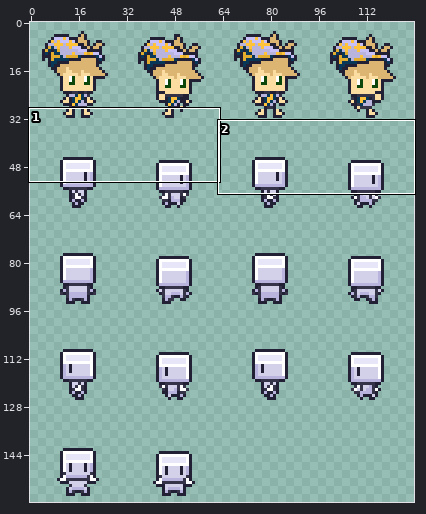
Pixel-art file: Hafnium/sprites/aseprite_files/Wizard.aseprite. Above, an overview of the earlier version with the close-up marked.
Close-up. The starting point:
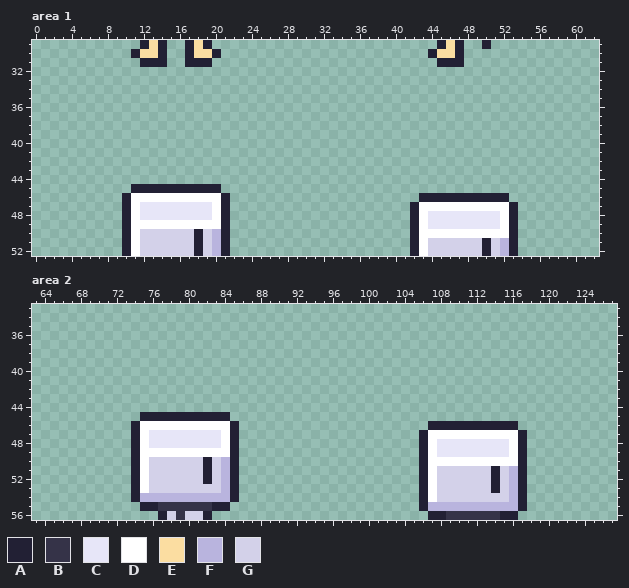
128x160 pixels, 1 frame. Shown: area 1: x 0..62, y 29..52; area 2: x 63..127, y 33..56.
Visible layers, top first: "Hats", "Shirts", "Hair", "Wizard", "Base".
Palette (. is transparent): A #222034  B #353348  C #e7e6f8  D #ffffff  E #fbdda1  F #b9b4de  G #d3d1e9
Pixels before, area 1, first column x 10:
29 ..AEA..AEA.........................AEA..A...
30 .AEEA..AEEA.......................AEEA......
31 ..AAA..AAA.........................AAA......
32 ............................................
33 ............................................
34 ............................................
35 ............................................
36 ............................................
37 ............................................
38 ............................................
39 ............................................
40 ............................................
41 ............................................
42 ............................................
43 ............................................
44 ............................................
45 .AAAAAAAAAA.................................
46 ADDDDDDDDDDA.....................AAAAAAAAAA.
47 ADCCCCCCCCDA....................ADDDDDDDDDDA
48 ADCCCCCCCCDA....................ADCCCCCCCCDA
49 ADDDDDDDDDDA....................ADCCCCCCCCDA
50 ADGGGGGGAGFA....................ADDDDDDDDDDA
51 ADGGGGGGAGFA....................ADGGGGGGAGFA
52 ADGGGGGGAGFA....................ADGGGGGGAGFA
Pixels before, area 2, first column x 74:
45 .AAAAAAAAAA.................................
46 ADDDDDDDDDDA.....................AAAAAAAAAA.
47 ADCCCCCCCCDA....................ADDDDDDDDDDA
48 ADCCCCCCCCDA....................ADCCCCCCCCDA
49 ADDDDDDDDDDA....................ADCCCCCCCCDA
50 ADGGGGGGAGFA....................ADDDDDDDDDDA
51 ADGGGGGGAGFA....................ADGGGGGGAGFA
52 ADGGGGGGAGFA....................ADGGGGGGAGFA
53 ADGGGGGGGGFA....................ADGGGGGGAGFA
54 AFFFFFFFFFFA....................ADGGGGGGGGFA
55 .AABBBBBBAA.....................AFFFFFFFFFFA
56 ...AGBGGA........................AABBBBBBAA.
Once edited:
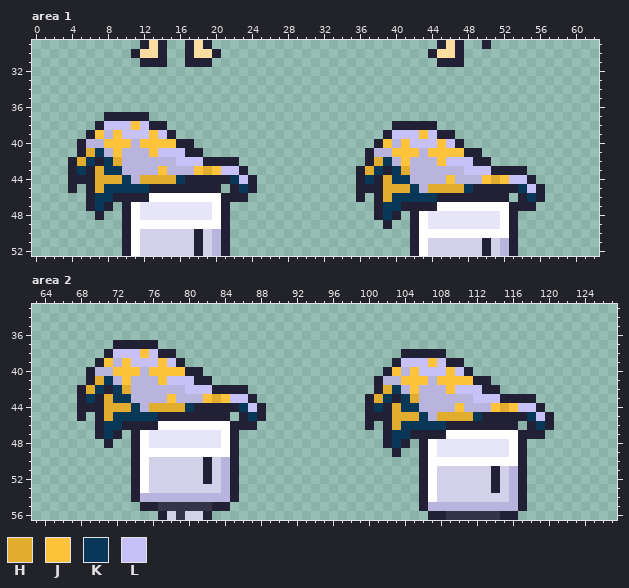
Colours new in this view: H #e2ac2e  J #fec33b  K #083757  L #c8c1f7
The exact change:
layer "Hats Copy" now shown
Area 1, layer "Hats Copy":
y 37: x 8..12 ..... -> AAAAA
y 38: x 7..14 ........ -> ALLLJLAA; x 40..44 ..... -> AAAAA
y 39: x 6..15 .......... -> AJFJLLLJLA; x 39..46 ........ -> ALLLJLAA
y 40: x 5..17 ............. -> AFFJJJFJJJJAA; x 38..47 .......... -> AJFJLLLJLA
y 41: x 5..18 .............. -> AHKFJFFFJLLLAA; x 37..49 ............. -> AFFJJJFJJJJAA
y 42: x 4..22 ................... -> AHKAKHFFFFFFLLLAAAA; x 37..50 .............. -> AHKFJFFFJLLLAA
y 43: x 4..23 .................... -> AKAHKKFFFFJFFFJHJLLA; x 36..54 ................... -> AHKAKHFFFFFFLLLAAAA
y 44: x 4..24 ..................... -> AAAHHHKFHHHHKAAAAAKLA; x 36..55 .................... -> AKAHKKFFFFJFFFJHJLLA
y 45: x 4 . -> A; x 6..12 .....AA -> AHKKKKK; x 22..24 ... -> AKA; x 36..56 ..................... -> AAAHHHKFHHHHKAAAAAKLA
y 46: x 6..9 .... -> AKKA; x 11..12 DD -> AA; x 22..23 .. -> AA; x 36 . -> A; x 38..44 .....AA -> AHKKKKK; x 54..56 ... -> AKA
y 47: x 6..8 ... -> AKA; x 38..41 .... -> AKKA; x 43..44 DD -> AA; x 54..55 .. -> AA
y 48: x 7 . -> A; x 38..40 ... -> AKA
y 49: x 39 . -> A
Area 2, layer "Hats Copy":
y 37: x 72..76 ..... -> AAAAA
y 38: x 71..78 ........ -> ALLLJLAA; x 104..108 ..... -> AAAAA
y 39: x 70..79 .......... -> AJFJLLLJLA; x 103..110 ........ -> ALLLJLAA
y 40: x 69..81 ............. -> AFFJJJFJJJJAA; x 102..111 .......... -> AJFJLLLJLA
y 41: x 69..82 .............. -> AHKFJFFFJLLLAA; x 101..113 ............. -> AFFJJJFJJJJAA
y 42: x 68..86 ................... -> AHKAKHFFFFFFLLLAAAA; x 101..114 .............. -> AHKFJFFFJLLLAA
y 43: x 68..87 .................... -> AKAHKKFFFFJFFFJHJLLA; x 100..118 ................... -> AHKAKHFFFFFFLLLAAAA
y 44: x 68..88 ..................... -> AAAHHHKFHHHHKAAAAAKLA; x 100..119 .................... -> AKAHKKFFFFJFFFJHJLLA
y 45: x 68 . -> A; x 70..76 .....AA -> AHKKKKK; x 86..88 ... -> AKA; x 100..120 ..................... -> AAAHHHKFHHHHKAAAAAKLA
y 46: x 70..73 .... -> AKKA; x 75..76 DD -> AA; x 86..87 .. -> AA; x 100 . -> A; x 102..108 .....AA -> AHKKKKK; x 118..120 ... -> AKA
y 47: x 70..72 ... -> AKA; x 102..105 .... -> AKKA; x 107..108 DD -> AA; x 118..119 .. -> AA
y 48: x 71 . -> A; x 102..104 ... -> AKA
y 49: x 103 . -> A
